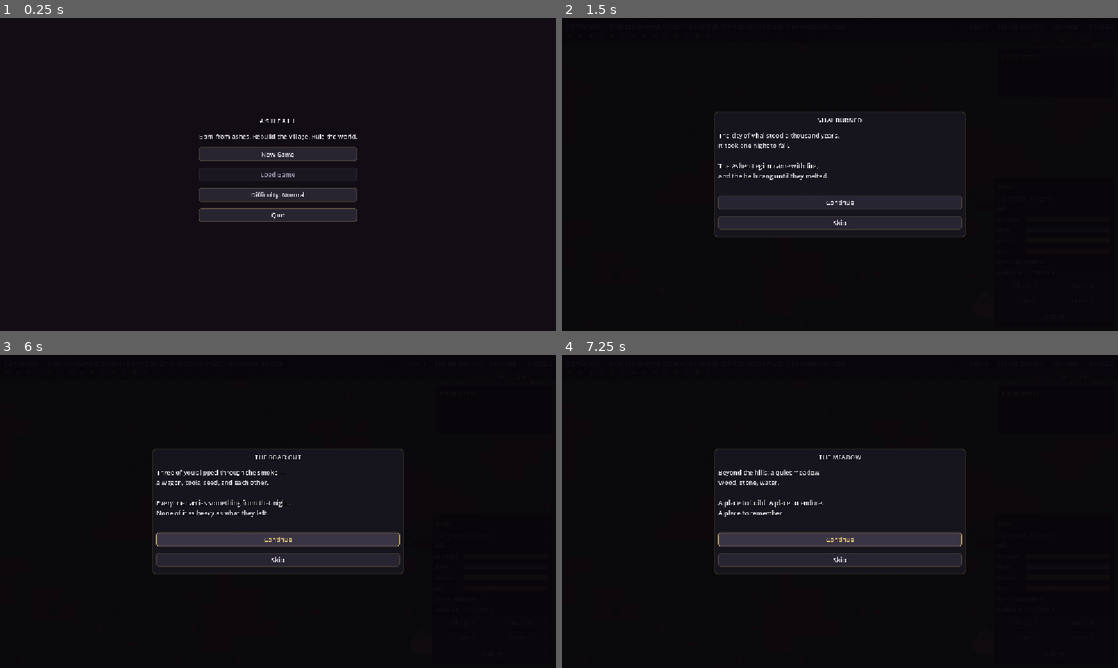
Above: before the commit, frames 1-4 (two rows, left to right).
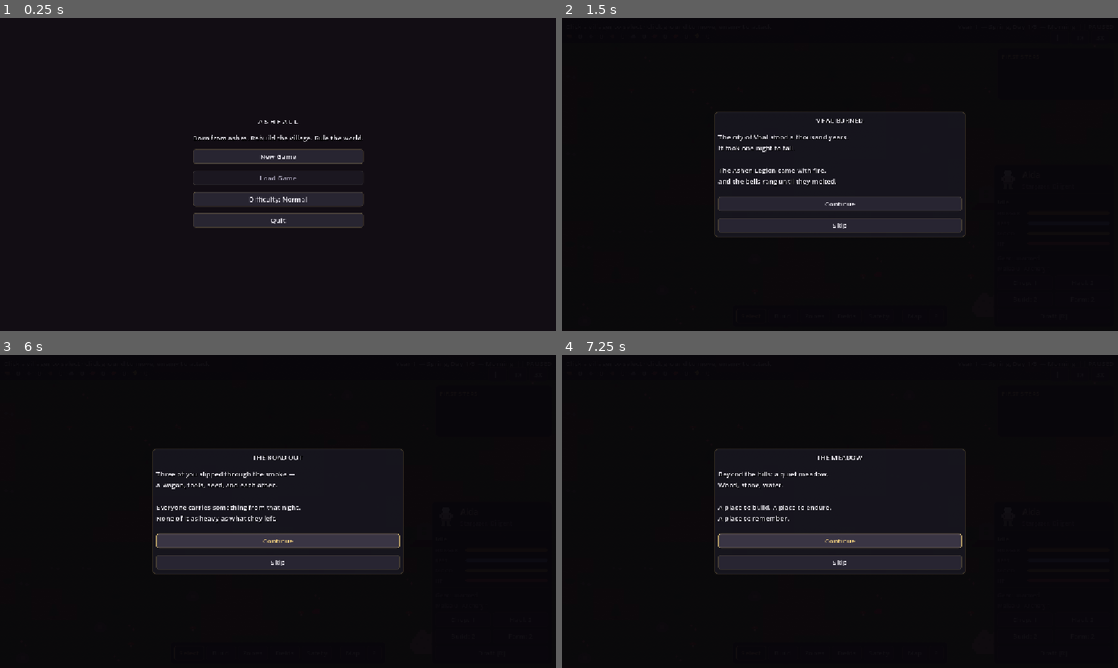
Above: after the commit, the same moments.

Repository: PakkaponBon/gameproject
Game: Godot game, scene res://scenes/main_menu.tscn
The game is run twice, just before and just after one commit, with the same random seed, the same clock (stepped at 60 frames per second) and the same inputs.
Inputs (mouse positions are in pixels of both pictures, inside the frame that each line leads up to):
- Up to frame 1 (0.25 s): no input
- Up to frame 2 (1.5 s): click "New Game" at 0.5 s; click (751, 315) at 1.25 s, where only the run after the commit has a clickable "Select"
- Up to frame 3 (6 s): click (222, 652) at 2 s, where only the run after the commit has a clickable "Build"; click (250, 652) at 2.75 s, where only the run after the commit has a clickable "Zones"; click (283, 652) at 3.5 s, where only the run after the commit has a clickable "Fields"; click (316, 652) at 4.25 s, where only the run after the commit has a clickable "Safety"; click (350, 652) at 5 s, where only the run after the commit has a clickable "Map"; click "Continue" at 5.75 s
- Up to frame 4 (7.25 s): click "Continue" at 6.5 s

The runs differ from the first frame. In frame 1, 3.4% of the frame differs, in the area x 34-66%, y 32-68%; in frame 2, 1.5%; in frame 3, 2.0%; in frame 4, 1.6%.

Commit message:
UI modernization: toolbar, portrait card, typography hierarchy
- Bottom-center toolbar (Select/Build/Zones/Fields/Safety + Map/?):
  mouse-first mode switching with active-tool highlight; hotkeys
  moved into tooltips
- Mode line: short contextual hint instead of the keybind wall
- Villager card: pixel portrait at 3x, Title/Muted type styles,
  bronze section rules, thin pill-shaped need bars with small-caps
  tags
- Theme: Title/Header/Muted Label variations, HSeparator rule,
  fully-rounded progress bars, base font 14
- Speed buttons tucked inside the top strip under the calendar
- Nearest-neighbor filtering on all pixel-art UI icons (no blur)
- PlayerInput.set_tool(): public toolbar entry, re-click returns
  to COMMAND

Co-Authored-By: Claude Fable 5 <noreply@anthropic.com>

Diff:
--- a/scripts/build_palette.gd
+++ b/scripts/build_palette.gd
@@ -66,6 +66,7 @@
 	atlas.atlas = sheet
 	atlas.region = region
 	icon.texture = atlas
+	icon.texture_filter = CanvasItem.TEXTURE_FILTER_NEAREST
 	icon.modulate = tint
 	icon.stretch_mode = TextureRect.STRETCH_KEEP_CENTERED
 	icon.set_anchors_preset(Control.PRESET_FULL_RECT)
--- a/scripts/hud.gd
+++ b/scripts/hud.gd
@@ -22,6 +22,7 @@
 var _raid_arrow: Label
 var _res_counts := {}
 var _resource_cooldown := 0
+var _tool_buttons := {}  # PlayerInput.Mode -> toolbar Button
 
 @onready var mode_label: Label = $ModeLabel
 @onready var resource_label: Label = $ResourceLabel
@@ -50,6 +51,7 @@
 		atlas.atlas = SPRITES
 		atlas.region = Rect2(int(RES_ICONS[id][0]) * 16, 0, 16, 16)
 		icon.texture = atlas
+		icon.texture_filter = CanvasItem.TEXTURE_FILTER_NEAREST
 		icon.modulate = RES_ICONS[id][1]
 		icon.tooltip_text = RES_ICONS[id][2]
 		icon.mouse_filter = Control.MOUSE_FILTER_STOP
@@ -68,12 +70,14 @@
 	_feed.offset_top = 184.0  # below the FIRST STEPS panel
 	_feed.add_theme_constant_override("separation", 4)
 	add_child(_feed)
+	# Speed controls live inside the top strip, under the calendar.
 	var speed_row := HBoxContainer.new()
 	speed_row.anchor_left = 1.0
 	speed_row.anchor_right = 1.0
-	speed_row.offset_left = -180.0
+	speed_row.offset_left = -140.0
 	speed_row.offset_right = -8.0
-	speed_row.offset_top = 30.0
+	speed_row.offset_top = 25.0
+	speed_row.add_theme_constant_override("separation", 4)
 	add_child(speed_row)
 	_speed_button(speed_row, "||", "Pause the simulation [Space]",
 			func() -> void: GameClock.set_sim_paused(not GameClock.sim_paused))
@@ -81,6 +85,7 @@
 			func() -> void: GameClock.set_speed(1.0))
 	_speed_button(speed_row, "3x", "Fast speed [E]",
 			func() -> void: GameClock.set_speed(3.0))
+	_build_toolbar()
 	_raid_arrow = Label.new()
 	_raid_arrow.text = "!! RAID !!"
 	_raid_arrow.modulate = Color(1.0, 0.3, 0.25)
@@ -122,36 +127,95 @@
 	var button := Button.new()
 	button.text = text
 	button.tooltip_text = tip
-	button.custom_minimum_size = Vector2(40, 26)
+	button.custom_minimum_size = Vector2(38, 24)
 	button.pressed.connect(action)
 	row.add_child(button)
 
+## Bottom-center tool bar: the mouse-first way to switch modes (hotkeys
+## still work; they live in the tooltips now instead of the mode line).
+func _build_toolbar() -> void:
+	var input: PlayerInput = get_parent().get_node("PlayerInput")
+	var panel := PanelContainer.new()
+	panel.anchor_left = 0.5
+	panel.anchor_right = 0.5
+	panel.anchor_top = 1.0
+	panel.anchor_bottom = 1.0
+	panel.offset_top = -44.0
+	panel.offset_bottom = -8.0
+	panel.grow_horizontal = Control.GROW_DIRECTION_BOTH
+	panel.grow_vertical = Control.GROW_DIRECTION_BEGIN
+	add_child(panel)
+	var row := HBoxContainer.new()
+	row.add_theme_constant_override("separation", 4)
+	panel.add_child(row)
+	var tools := [
+		[PlayerInput.Mode.COMMAND, "Select", "Command villagers — click to select, click ground to move"],
+		[PlayerInput.Mode.BUILD, "Build", "Place buildings  [B]"],
+		[PlayerInput.Mode.STOCKPILE, "Zones", "Paint stockpile zones  [Z]"],
+		[PlayerInput.Mode.FIELD, "Fields", "Zone crop fields  [F]"],
+		[PlayerInput.Mode.SAFETY, "Safety", "Paint flee zones for raids  [X]"],
+	]
+	for entry: Array in tools:
+		var mode_id: int = entry[0]
+		var btn := Button.new()
+		btn.text = entry[1]
+		btn.tooltip_text = entry[2]
+		btn.toggle_mode = true
+		btn.custom_minimum_size = Vector2(62, 28)
+		btn.pressed.connect(func() -> void: input.set_tool(mode_id))
+		row.add_child(btn)
+		_tool_buttons[mode_id] = btn
+	var gap := Control.new()
+	gap.custom_minimum_size = Vector2(10, 0)
+	row.add_child(gap)
+	var map_btn := Button.new()
+	map_btn.text = "Map"
+	map_btn.tooltip_text = "World map — factions and expeditions  [M]"
+	map_btn.custom_minimum_size = Vector2(52, 28)
+	map_btn.pressed.connect(func() -> void: get_parent().world_map.toggle())
+	row.add_child(map_btn)
+	var help_btn := Button.new()
+	help_btn.text = "?"
+	help_btn.tooltip_text = "Help  [H]"
+	help_btn.custom_minimum_size = Vector2(30, 28)
+	help_btn.pressed.connect(func() -> void: get_parent().help_panel.toggle())
+	row.add_child(help_btn)
+
+func set_active_tool(mode: int) -> void:
+	for id: int in _tool_buttons:
+		(_tool_buttons[id] as Button).set_pressed_no_signal(id == mode)
+
 func set_inspect(text: String) -> void:
 	inspect_label.text = text
 
 func show_command_mode() -> void:
 	mode_label.modulate = Color.WHITE
-	mode_label.text = "COMMAND — LMB select/move/attack  [R draft] [B/Z/F/X tools] [M map] [P priorities] [H help]"
+	mode_label.text = "Click a villager to select · click ground to move, enemy to attack"
+	set_active_tool(PlayerInput.Mode.COMMAND)
 
 func show_build_mode(def: Dictionary) -> void:
 	var costs: Array[String] = []
 	for id: String in def.cost:
 		costs.append("%d %s" % [int(def.cost[id]), id])
 	mode_label.modulate = Color(1.0, 0.75, 0.45)
-	mode_label.text = "BUILD: %s (%s) — LMB place, RMB remove/cancel  [Q: next] [B: back]" \
+	mode_label.text = "Build · %s (%s) — LMB place · RMB remove · Q next" \
 			% [def.name, " + ".join(costs)]
+	set_active_tool(PlayerInput.Mode.BUILD)
 
 func show_stockpile_mode() -> void:
 	mode_label.modulate = Color(1.0, 0.9, 0.5)
-	mode_label.text = "STOCKPILE — LMB paint zone, RMB erase  [Z: back]"
+	mode_label.text = "Stockpile · LMB paint · RMB erase"
+	set_active_tool(PlayerInput.Mode.STOCKPILE)
 
 func show_field_mode(def: Dictionary) -> void:
 	mode_label.modulate = Color(0.65, 0.9, 0.55)
-	mode_label.text = "FIELD: %s — LMB zone field, RMB clear  [Q: next crop] [F: back]" % def.name
+	mode_label.text = "Field · %s — LMB zone · RMB clear · Q next crop" % def.name
+	set_active_tool(PlayerInput.Mode.FIELD)
 
 func show_safety_mode() -> void:
 	mode_label.modulate = Color(0.75, 0.65, 0.95)
-	mode_label.text = "SAFETY — LMB paint flee zone, RMB erase  [X: back]"
+	mode_label.text = "Safety · LMB paint flee zone · RMB erase"
+	set_active_tool(PlayerInput.Mode.SAFETY)
 
 func _on_tick() -> void:
 	_update_calendar()
--- a/scripts/player_input.gd
+++ b/scripts/player_input.gd
@@ -92,6 +92,10 @@
 			elif button_index == MOUSE_BUTTON_RIGHT:
 				WorldGrid.set_safety(cell, false)
 
+## Toolbar entry point — clicking the active tool returns to COMMAND.
+func set_tool(new_mode: Mode) -> void:
+	_set_mode(Mode.COMMAND if new_mode == mode else new_mode)
+
 func _set_mode(new_mode: Mode) -> void:
 	mode = new_mode
 	_update_mode_label()
--- a/scripts/ui_theme.gd
+++ b/scripts/ui_theme.gd
@@ -16,8 +16,24 @@
 	if _cached != null:
 		return _cached
 	var theme := Theme.new()
-	theme.default_font_size = 13
+	theme.default_font_size = 14
 	theme.set_stylebox("panel", "PanelContainer", _box(PANEL_BG, EDGE, 6, 8))
+	# Typography hierarchy — assign via label.theme_type_variation.
+	theme.set_type_variation("Title", "Label")
+	theme.set_font_size("font_size", "Title", 17)
+	theme.set_color("font_color", "Title", Color(0.97, 0.93, 0.82))
+	theme.set_constant("outline_size", "Title", 2)  # same-color outline = bold
+	theme.set_color("font_outline_color", "Title", Color(0.97, 0.93, 0.82, 0.35))
+	theme.set_type_variation("Header", "Label")  # small-caps section labels
+	theme.set_font_size("font_size", "Header", 11)
+	theme.set_color("font_color", "Header", INK_DIM)
+	theme.set_type_variation("Muted", "Label")
+	theme.set_font_size("font_size", "Muted", 12)
+	theme.set_color("font_color", "Muted", INK_DIM)
+	# Thin bronze rule between card sections.
+	var line := StyleBoxLine.new()
+	line.color = Color(EDGE.r, EDGE.g, EDGE.b, 0.45)
+	theme.set_stylebox("separator", "HSeparator", line)
 	# Buttons: flat dark, gold on hover, sunken when pressed.
 	theme.set_stylebox("normal", "Button",
 			_box(Color(0.16, 0.15, 0.2, 0.95), Color(0.34, 0.3, 0.24), 4, 5))
@@ -32,11 +48,12 @@
 	theme.set_color("font_hover_color", "Button", GOLD)
 	theme.set_color("font_pressed_color", "Button", GOLD)
 	theme.set_color("font_disabled_color", "Button", INK_DIM)
-	# Progress bars: dark trough, light fill (callers tint via modulate).
+	# Progress bars: thin fully-rounded pill, light fill (callers tint
+	# via modulate). Pair with an 8px bar height.
 	theme.set_stylebox("background", "ProgressBar",
-			_box(Color(0.05, 0.05, 0.07, 0.9), Color(0, 0, 0, 0.5), 3, 1))
+			_box(Color(0.05, 0.05, 0.07, 0.9), Color(0, 0, 0, 0.5), 4, 1))
 	theme.set_stylebox("fill", "ProgressBar",
-			_box(Color(0.88, 0.88, 0.9), Color(1, 1, 1, 0.25), 3, 1))
+			_box(Color(0.88, 0.88, 0.9), Color(1, 1, 1, 0.25), 4, 1))
 	# Labels: soft shadow so text reads over terrain without a backdrop.
 	theme.set_color("font_color", "Label", INK)
 	theme.set_color("font_shadow_color", "Label", Color(0, 0, 0, 0.7))
--- a/scripts/villager_panel.gd
+++ b/scripts/villager_panel.gd
@@ -2,6 +2,8 @@
 extends CanvasLayer
 ## Right-side panel for the selected villager: needs bars, mood, skills,
 ## gear, traits, current activity, priority row, draft + gear buttons.
+
+const SPRITES := preload("res://assets/sprites.png")
 
 var pawn: Pawn = null
 var _bars := {}
@@ -72,15 +74,35 @@
 	panel.grow_vertical = Control.GROW_DIRECTION_BEGIN
 	add_child(panel)
 	var box := VBoxContainer.new()
-	box.add_theme_constant_override("separation", 4)
+	box.add_theme_constant_override("separation", 5)
 	panel.add_child(box)
-	_name_label = _label(box)
-	_name_label.modulate = Color(0.95, 0.9, 0.7)
-	_name_label.add_theme_font_size_override("font_size", 15)
-	_traits_label = _label(box)
-	_traits_label.modulate = Color(0.75, 0.75, 0.8)
+	# Header: pixel portrait beside name + backstory.
+	var head := HBoxContainer.new()
+	head.add_theme_constant_override("separation", 8)
+	box.add_child(head)
+	var portrait := TextureRect.new()
+	var atlas := AtlasTexture.new()
+	atlas.atlas = SPRITES
+	atlas.region = Rect2(0, 0, 16, 16)
+	portrait.texture = atlas
+	portrait.custom_minimum_size = Vector2(44, 44)
+	portrait.expand_mode = TextureRect.EXPAND_IGNORE_SIZE
+	portrait.stretch_mode = TextureRect.STRETCH_KEEP_ASPECT_CENTERED
+	portrait.texture_filter = CanvasItem.TEXTURE_FILTER_NEAREST
+	head.add_child(portrait)
+	var id_box := VBoxContainer.new()
+	id_box.size_flags_vertical = Control.SIZE_SHRINK_CENTER
+	head.add_child(id_box)
+	_name_label = Label.new()
+	_name_label.theme_type_variation = "Title"
+	id_box.add_child(_name_label)
+	_traits_label = Label.new()
+	_traits_label.theme_type_variation = "Muted"
+	id_box.add_child(_traits_label)
+	box.add_child(HSeparator.new())
 	_activity_label = _label(box)
-	# Compact label+bar rows instead of stacked pairs.
+	_activity_label.modulate = Color(0.8, 0.88, 0.78)
+	# Small-caps tag + thin pill bar per need.
 	var bar_tints := {
 		"hunger": Color(0.9, 0.65, 0.3), "rest": Color(0.5, 0.65, 0.9),
 		"mood": Color(0.9, 0.85, 0.4), "hp": Color(0.9, 0.4, 0.4),
@@ -89,21 +111,25 @@
 		var row := HBoxContainer.new()
 		row.add_theme_constant_override("separation", 6)
 		var tag := Label.new()
-		tag.text = key.capitalize()
-		tag.custom_minimum_size = Vector2(52, 0)
+		tag.theme_type_variation = "Header"
+		tag.text = key.to_upper()
+		tag.custom_minimum_size = Vector2(56, 0)
 		row.add_child(tag)
 		var bar := ProgressBar.new()
 		bar.max_value = 100.0
 		bar.show_percentage = false
-		bar.custom_minimum_size = Vector2(0, 12)
+		bar.custom_minimum_size = Vector2(0, 8)
 		bar.size_flags_horizontal = Control.SIZE_EXPAND_FILL
 		bar.size_flags_vertical = Control.SIZE_SHRINK_CENTER
 		bar.modulate = bar_tints[key]
 		row.add_child(bar)
 		box.add_child(row)
 		_bars[key] = bar
+	box.add_child(HSeparator.new())
 	_gear_label = _label(box)
+	_gear_label.theme_type_variation = "Muted"
 	_skills_label = _label(box)
+	_skills_label.theme_type_variation = "Muted"
 	# Priorities as a tight 2x2 grid.
 	var grid := GridContainer.new()
 	grid.columns = 2
Not shown, added: scripts/ui_theme.gd.uid
